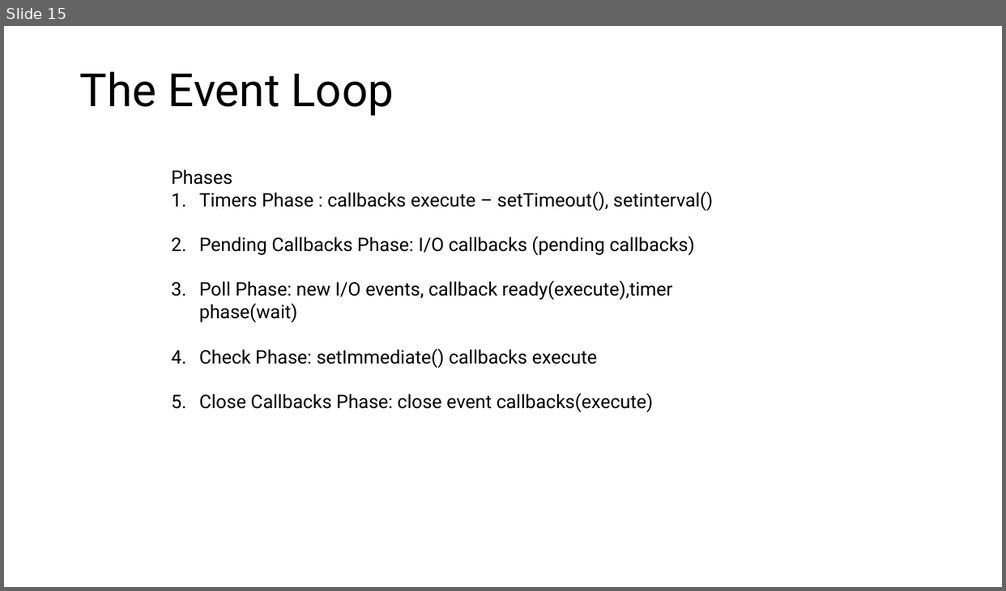
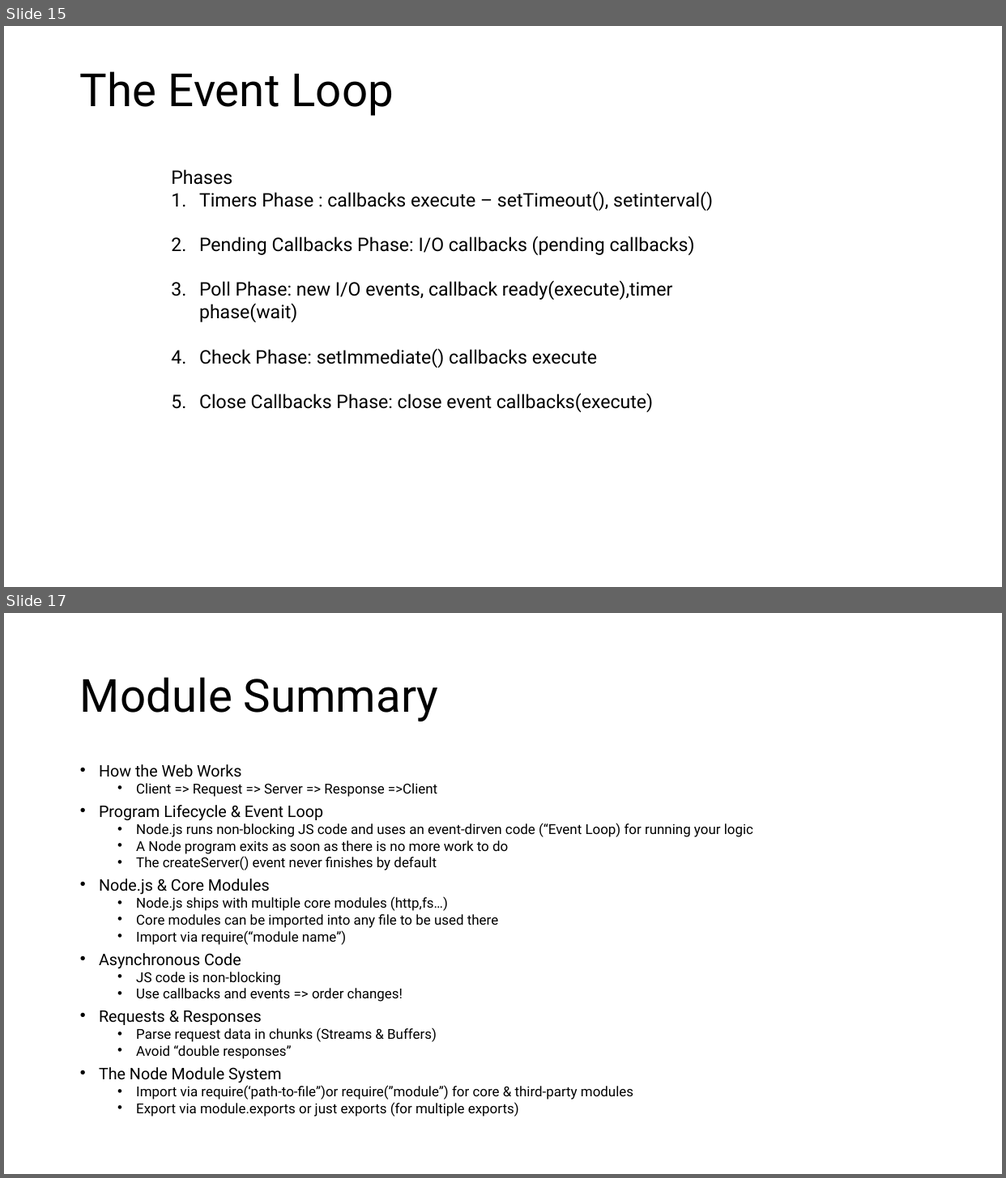
Before and after one commit to PiyushChaturvedii/Batch06, a slide deck: Node/node.pptx. Shown one above the other, each under a label of ours: slide 15 before the commit, slides 15 and 17 after it; the slides between them are not shown. The pictures are 1006x591 and 1006x1178 pixels, drawn with LibreOffice and Linux fonts; fonts in the diff are those of the drawing. Boxes give left, top, right and bottom in pixels: in the first picture for what was removed or moved away, otherwise in the second. Text is boxed around its words. In the diff, an @@ line names an element or a change of style, - is before the commit and + after.

```diff
--- a/Node/node.pptx
+++ b/Node/node.pptx
@@ slide 17 added at box(4, 613, 1002, 1174), background #FFFFFF @@
@@ title added at box(80, 677, 439, 722), 44 pt, text #000000 @@
+Module Summary
@@ text added at box(99, 764, 753, 1117), 13.2 pt, text #000000 @@
+• How the Web Works
+  • Client => Request => Server => Response =>Client
+• Program Lifecycle & Event Loop
+  • Node.js runs non-blocking JS code and uses an event-dirven code (“Event Loop) for running your logic
+  • A Node program exits as soon as there is no more work to do
+  • The createServer() event never finishes by default
+• Node.js & Core Modules
+  • Node.js ships with multiple core modules (http,fs…)
+  • Core modules can be imported into any file to be used there
+  • Import via require(“module name”)
+• Asynchronous Code
+  • JS code is non-blocking
+  • Use callbacks and events => order changes!
+• Requests & Responses
+  • Parse request data in chunks (Streams & Buffers)
+  • Avoid “double responses”
+• The Node Module System
+  • Import via require(‘path-to-file”)or require(”module”) for core & third-party modules
+  • Export via module.exports or just exports (for multiple exports)
```
Also in this commit, not shown: 2 other slides added, 10 other files.
